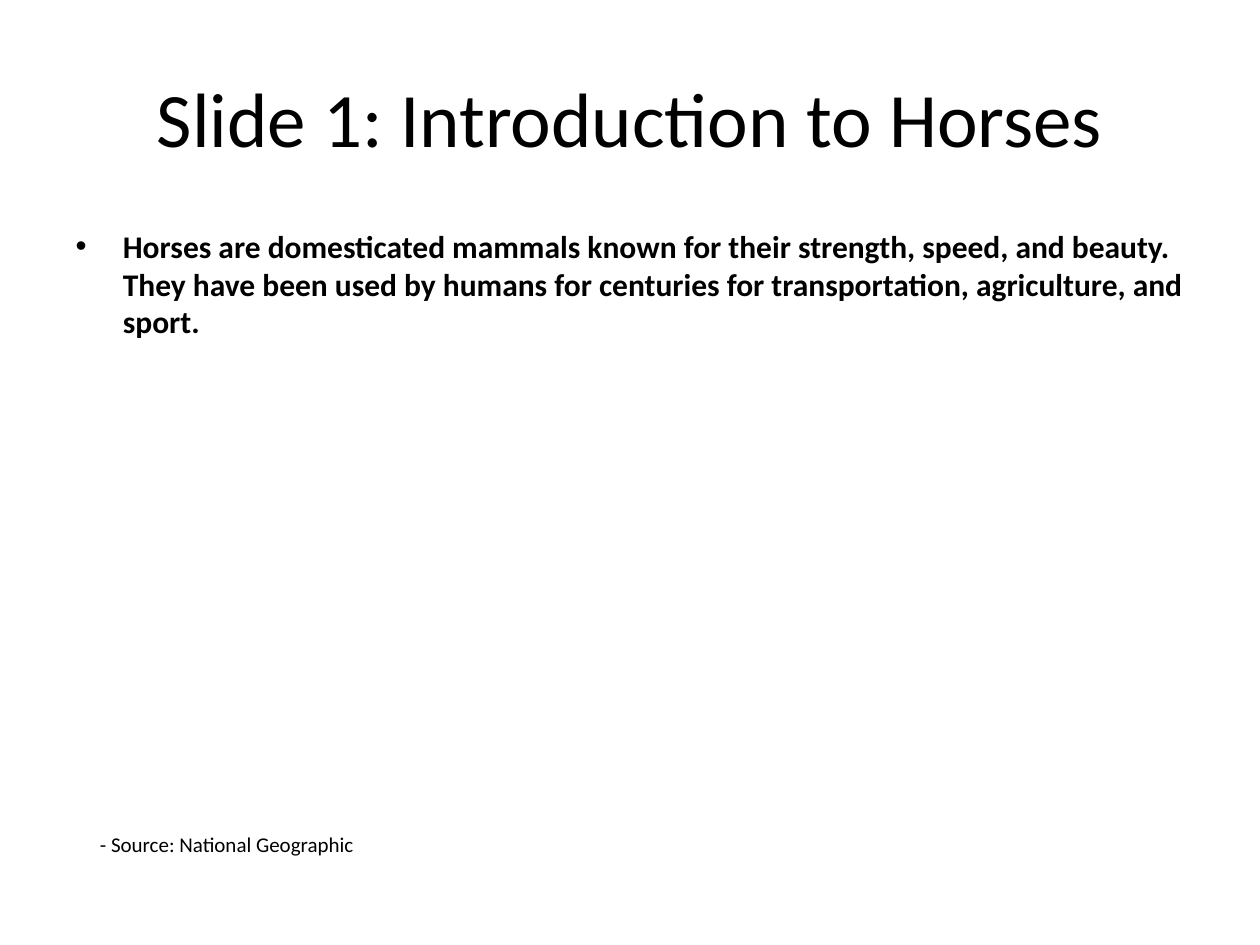
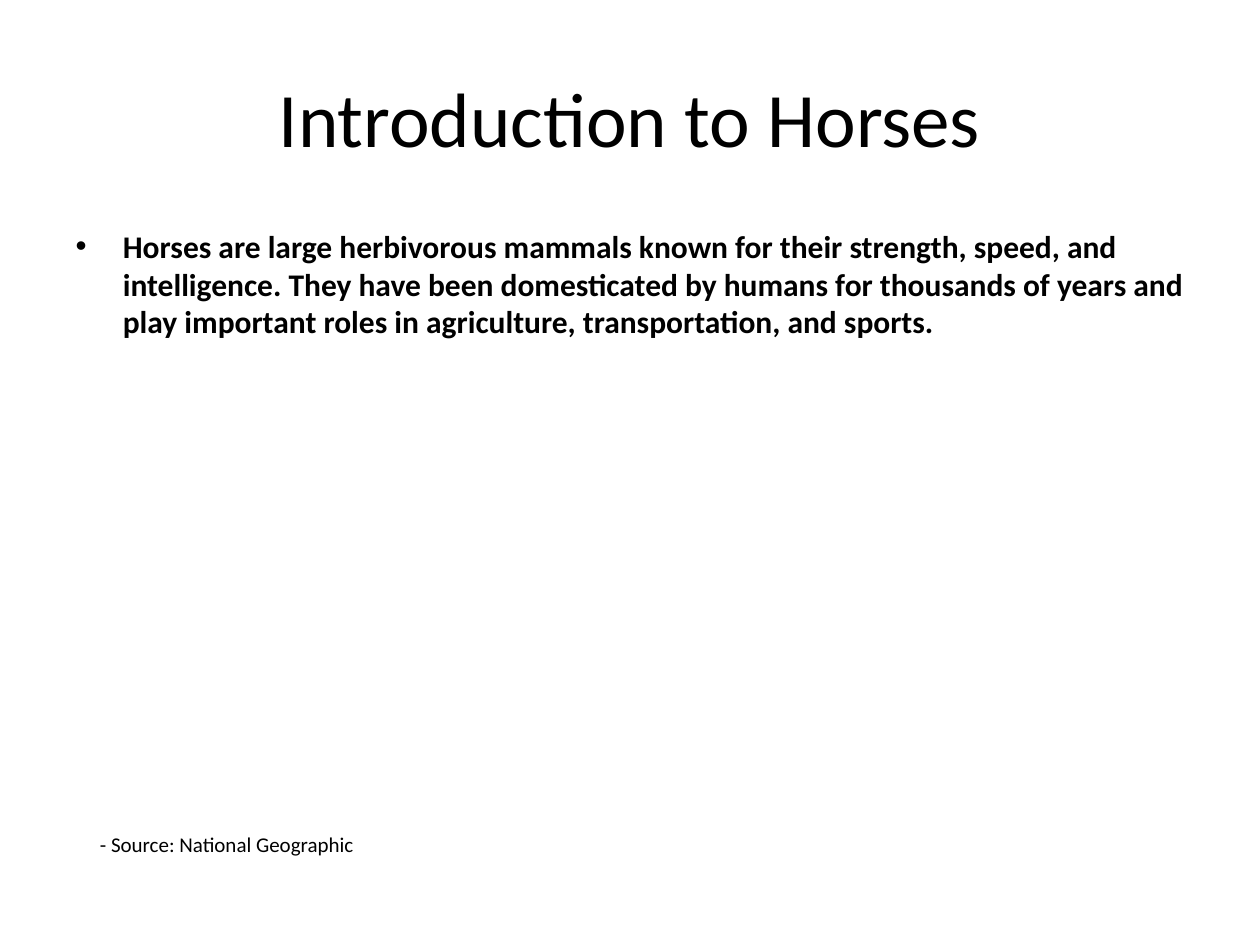
Before and after one commit to infrasvc-magang/test, a slide deck: slide 2 of backend/project/PPTX/Horse_presentation.pptx. Drawn at 1260x945 pixels with LibreOffice and Linux fonts; fonts in the diff are those of the drawing. Boxes give left, top, right and bottom in pixels: in the first picture for what was removed or moved away, otherwise in the second. Text is boxed around its words. In the diff, an @@ line names an element or a change of style, - is before the commit and + after.

```diff
--- a/backend/project/PPTX/Horse_presentation.pptx
+++ b/backend/project/PPTX/Horse_presentation.pptx
@@ title at [279, 93, 980, 148]: text changed @@
-Slide 1: Introduction to Horses
+Introduction to Horses
@@ text at [123, 236, 1182, 339]: text changed @@
-• Horses are domesticated mammals known for their strength, speed, and beauty. They have been used by humans for centuries for transportation, agriculture, and sport.
+• Horses are large herbivorous mammals known for their strength, speed, and intelligence. They have been domesticated by humans for thousands of years and play important roles in agriculture, transportation, and sports.
```
Also in this commit, not shown: 9 other slides changed, 7 other files.
